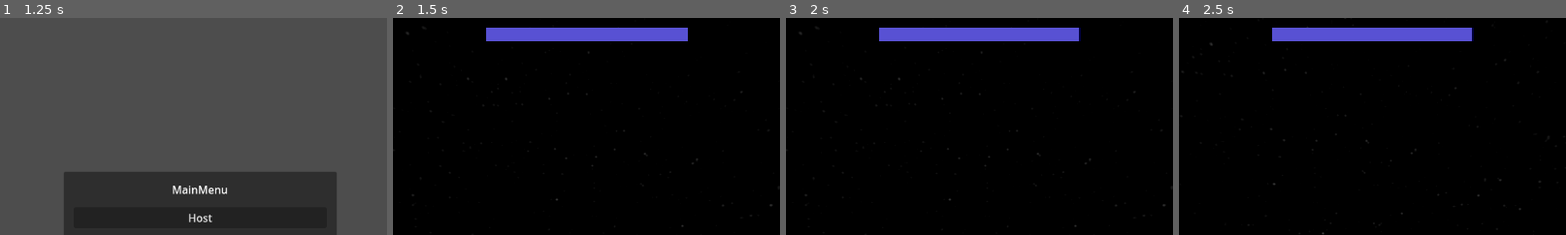
Above: before the commit, frames 1-4 (left to right).
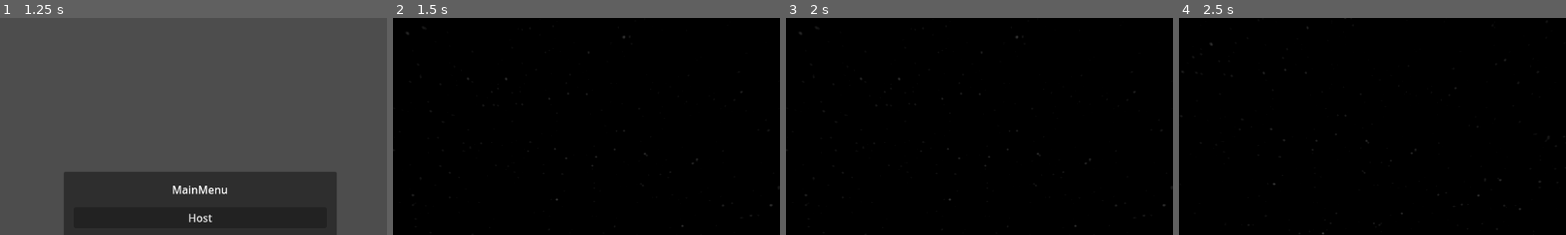
Above: after the commit, the same moments.

Repository: YuraStebel/CosmosGodotProject
Game: Godot game, scene res://scenes/wrld.tscn
The game is run twice, just before and just after one commit, with the same random seed, the same clock (stepped at 60 frames per second) and the same inputs. The engine's default icon, where the game draws it, is replaced by a stand-in: a white triangle on a blue panel in a dark square.
Inputs (mouse positions are % of the whole screen's width and height, from its top left):
- Up to frame 1 (1.25 s): click (50, 60) at 0.52 s; type "12" at 0.6 s
- Up to frame 2 (1.5 s): click "Host" at 1.25 s
- Up to frame 3 (2 s): no input
- Up to frame 4 (2.5 s): tap Enter (ui_accept) at 2, 2.27 s; move the mouse to (55, 50) at 2.02 s; hold W (forward) from 2.03 s (still down); tap D (righ) at 2.1 s
The pictures show only the part of the screen within x 24-74%, y 0-50%; the shares and areas given below are measured in that part.

Frame 1 is identical in both runs. In frame 2, 3.3% of the frame differs, in the area x 24-77%, y 4-11%; in frame 3, 3.3%; in frame 4, 3.3%.

Commit message:
Revert "added oxygen bar"
This reverts commit 579b1aecf836846a33cdf88b1647d4541c298cdb.

Diff:
--- a/scenes/player.tscn
+++ b/scenes/player.tscn
@@ -1,9 +1,7 @@
-[gd_scene load_steps=8 format=3 uid="uid://cc3xq36jc4yo"]
+[gd_scene load_steps=6 format=3 uid="uid://cc3xq36jc4yo"]
 
 [ext_resource type="Script" uid="uid://5bierablijt0" path="res://scripts/rigid_body_3d.gd" id="1_4flbx"]
-[ext_resource type="Texture2D" uid="uid://8hal0pb3km32" path="res://images/player_hud/oxygenbarbackground.png" id="3_dqkch"]
-[ext_resource type="Script" uid="uid://cvyiy2hvov5n6" path="res://scripts/player_stats.gd" id="3_qhqgy"]
-[ext_resource type="Texture2D" uid="uid://b6nuombnv88gm" path="res://images/player_hud/oxygenbar.png" id="4_qlg0r"]
+[ext_resource type="Script" uid="uid://crympepllrhbt" path="res://scripts/player_oxygen.gd" id="2_g2els"]
 
 [sub_resource type="CapsuleShape3D" id="CapsuleShape3D_h5h1p"]
 
@@ -41,27 +39,5 @@
 [node name="MultiplayerSynchronizer" type="MultiplayerSynchronizer" parent="."]
 replication_config = SubResource("SceneReplicationConfig_3vyb7")
 
-[node name="PlayerStats" type="Node" parent="."]
-script = ExtResource("3_qhqgy")
-
-[node name="HUD" type="Control" parent="."]
-layout_mode = 3
-anchors_preset = 0
-offset_right = 40.0
-offset_bottom = 40.0
-
-[node name="OxygenBar" type="TextureProgressBar" parent="HUD"]
-layout_mode = 1
-anchors_preset = -1
-anchor_left = 9.675
-anchor_top = 0.375
-anchor_right = 18.675
-anchor_bottom = 1.375
-offset_left = 80.0
-offset_right = -80.0
-grow_horizontal = 2
-grow_vertical = 2
-value = 100.0
-texture_under = ExtResource("3_dqkch")
-texture_progress = ExtResource("4_qlg0r")
-metadata/_edit_use_anchors_ = true
+[node name="PlayerOxygen" type="Node" parent="."]
+script = ExtResource("2_g2els")
--- a/scripts/player_stats.gd
+++ b/scripts/player_oxygen.gd
@@ -1,3 +1,4 @@
+# player_oxygen.gd
 extends Node
 
 # Настройки кислорода
@@ -8,8 +9,6 @@
 var current_oxygen: float
 var is_in_oxygen_zone: bool = false
 
-@onready var oxygen_bar = $"../HUD/OxygenBar"
-
 func _ready():
 	current_oxygen = max_oxygen
 
@@ -17,6 +16,7 @@
 	if is_multiplayer_authority():
 		update_oxygen(delta)
 		sync_oxygen_state()
+		print(current_oxygen)
 
 # Обновление уровня кислорода
 func update_oxygen(delta):
@@ -26,12 +26,6 @@
 	else:
 		# Потребление кислорода
 		current_oxygen = max(current_oxygen - oxygen_consumption_rate * delta, 0)
-
-	if current_oxygen == 100:
-		oxygen_bar.visible = false
-	else:
-		oxygen_bar.visible = true
-	oxygen_bar.value = current_oxygen
 
 	# Проверка на смерть от удушья
 	if current_oxygen <= 0:
--- a/scripts/rigid_body_3d.gd
+++ b/scripts/rigid_body_3d.gd
@@ -6,7 +6,7 @@
 var mouse_sens: float = 5.0
 var roll_force: float = 125.0
 
-@onready var Stats = $PlayerStats
+@onready var oxygen_system = $PlayerOxygen
 
 func _enter_tree() -> void:
 	set_multiplayer_authority(str(name).to_int())
@@ -50,14 +50,14 @@
 
 # Методы для взаимодействия с кислородной системой
 func enter_oxygen_zone():
-	if Stats:
-		Stats.enter_oxygen_zone()
+	if oxygen_system:
+		oxygen_system.enter_oxygen_zone()
 
 func exit_oxygen_zone():
-	if Stats:
-		Stats.exit_oxygen_zone()
+	if oxygen_system:
+		oxygen_system.exit_oxygen_zone()
 
 func get_oxygen_percentage() -> float:
-	if Stats:
-		return Stats.get_oxygen_percentage()
+	if oxygen_system:
+		return oxygen_system.get_oxygen_percentage()
 	return 1.0
Binary file removed: images/player_hud/oxygenbar.png
Not shown, removed: images/player_hud/oxygenbar.png.import
Binary file removed: images/player_hud/oxygenbarbackground.png
Not shown, removed: images/player_hud/oxygenbarbackground.png.import
Not shown, added: scripts/player_oxygen.gd.uid
Not shown, removed: scripts/player_stats.gd.uid
